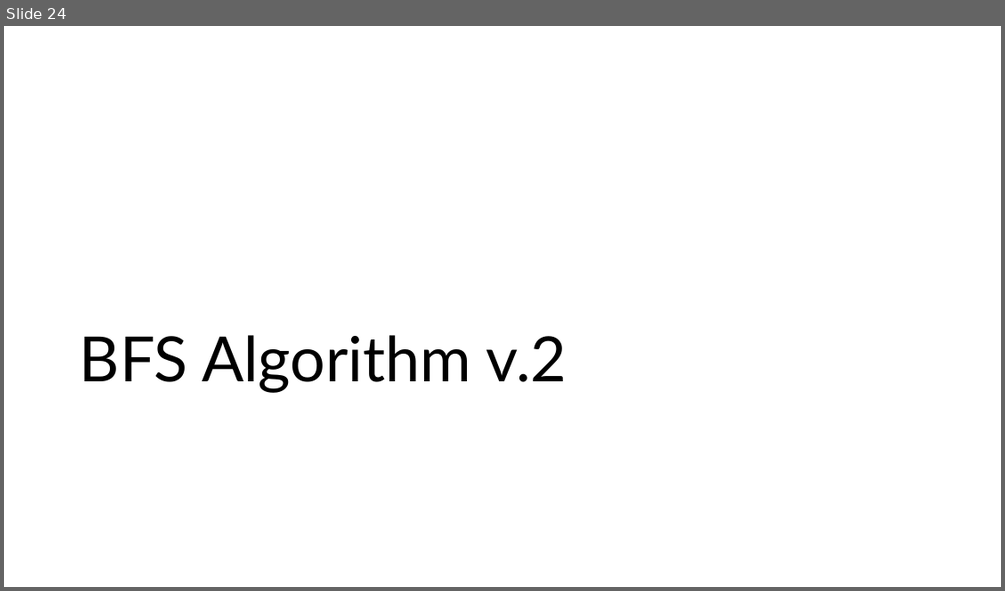
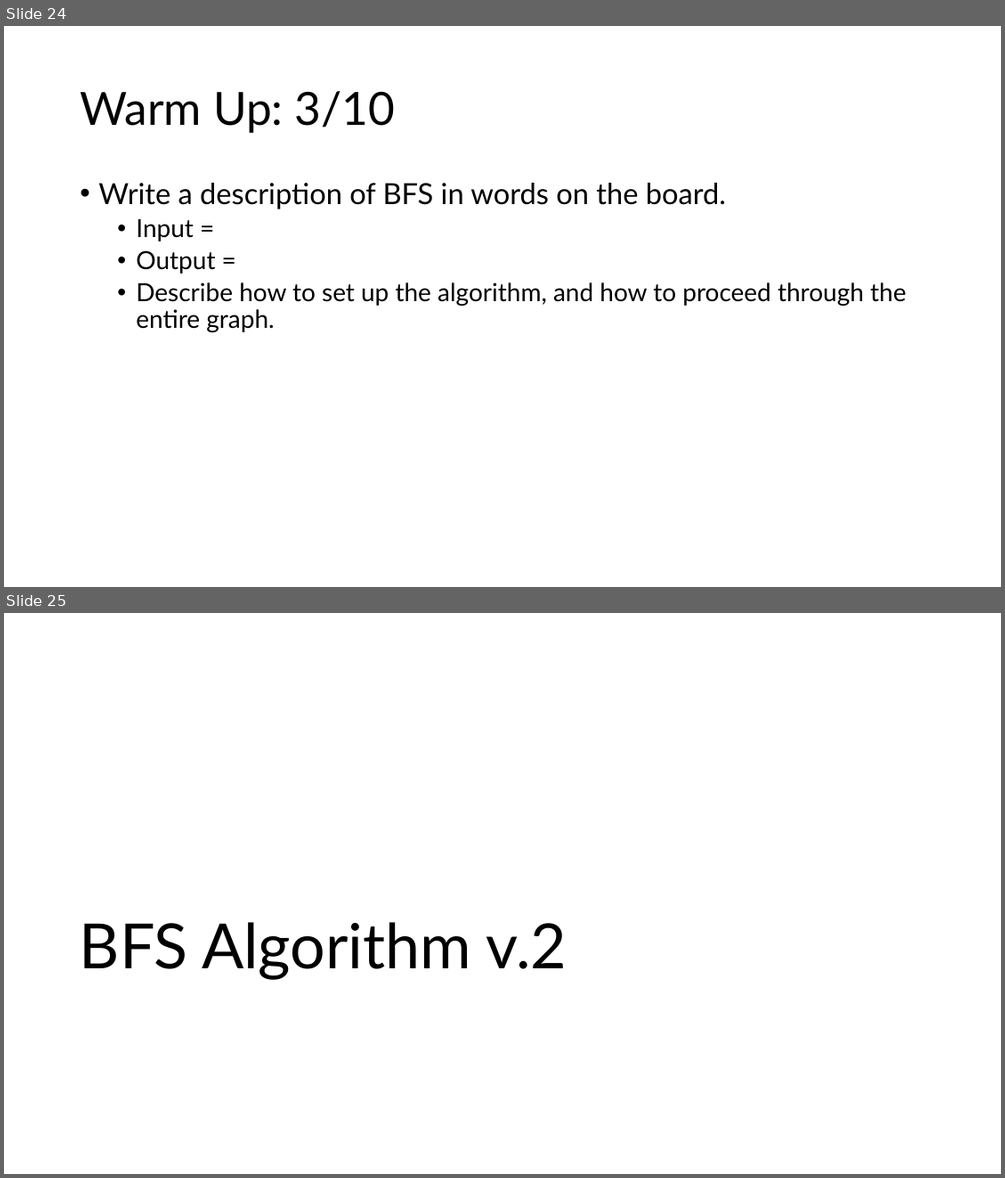
Before and after one commit to SMC-CS-374-Sp26/Unit-2-Data-Structures, a slide deck: BFS-DFS.pptx. Shown one above the other, each under a label of ours: slide 24 before the commit, slides 24 and 25 after it. The pictures are 1005x591 and 1005x1178 pixels, drawn with LibreOffice and Linux fonts; fonts in the diff are those of the drawing. Boxes give left, top, right and bottom in pixels: in the first picture for what was removed or moved away, otherwise in the second. Text is boxed around its words. In the diff, an @@ line names an element or a change of style, - is before the commit and + after.

```diff
--- a/BFS-DFS.pptx
+++ b/BFS-DFS.pptx
@@ slide 24 added at (4, 26, 1001, 587), background #FFFFFF @@
@@ title added at (80, 91, 396, 133), 44 pt, text #000000 @@
+Warm Up: 3/10
@@ text added at (98, 183, 906, 332), 24 pt, text #000000 @@
+• Write a description of BFS in words on the board.
+  • Input =
+  • Output =
+  • Describe how to set up the algorithm, and how to proceed through the entire graph.
@@ what was slide 24 is now slide 25 @@
```
Also in this commit, not shown: 1 slide changed, 4 other slides added, 1 other file.
